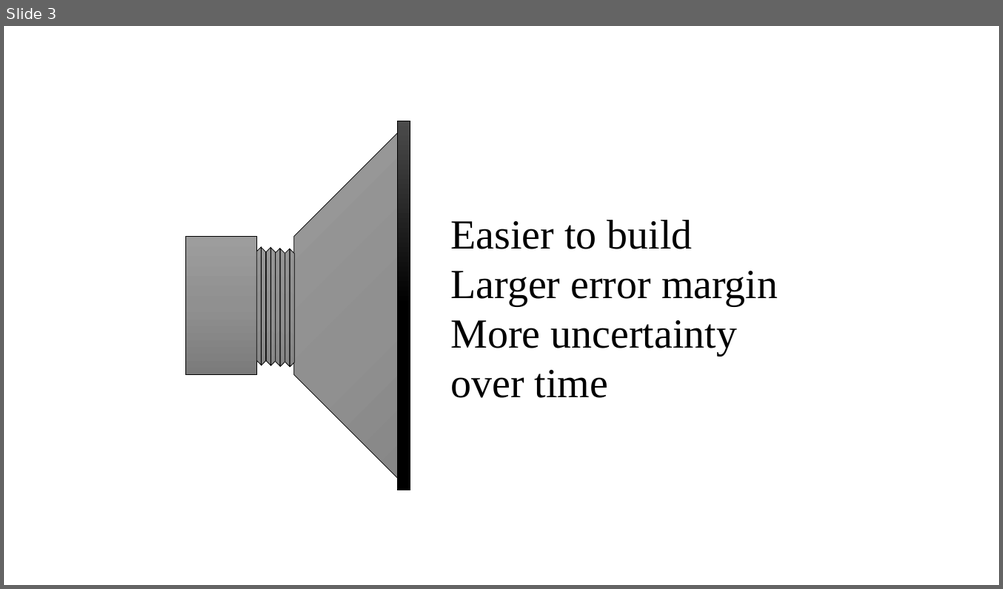
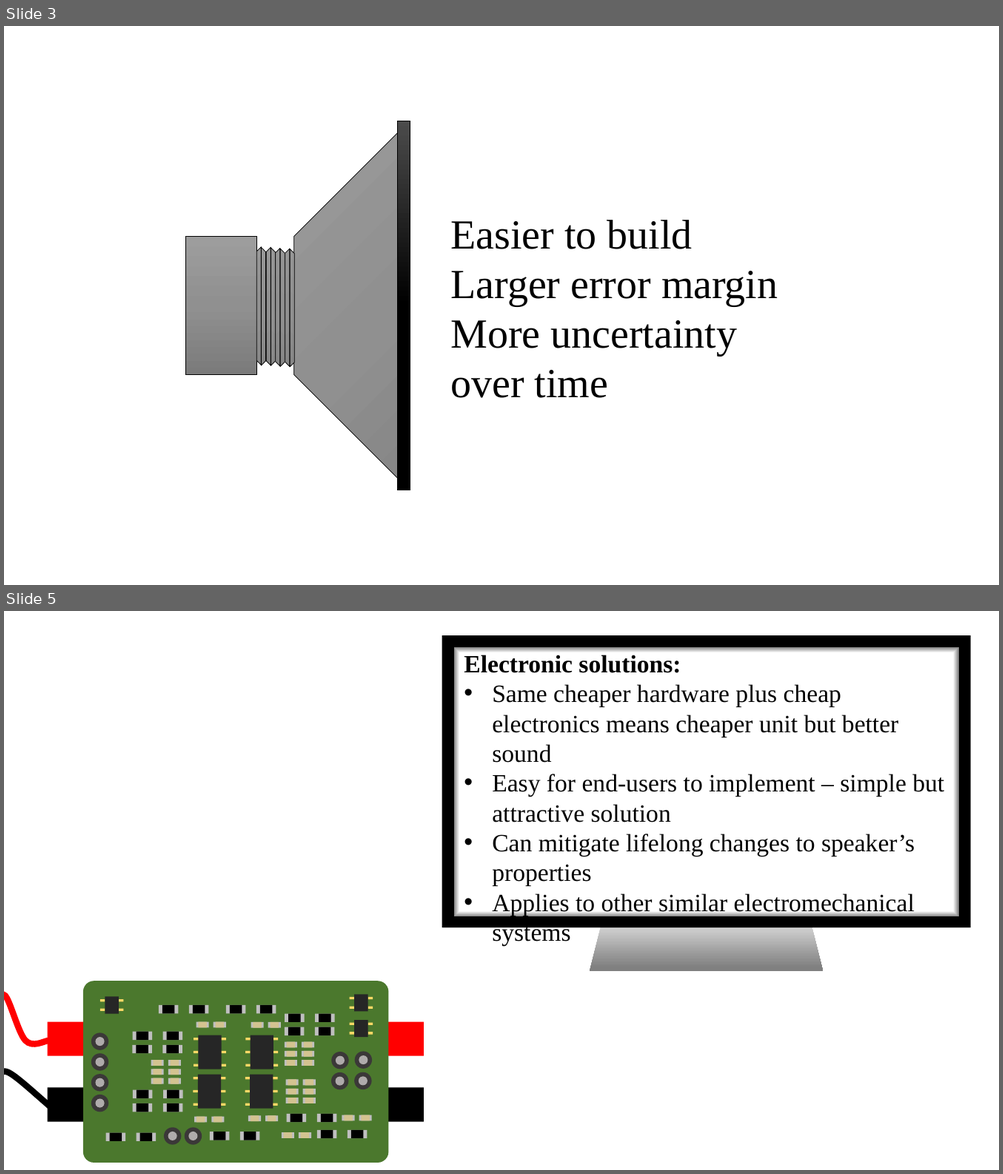
Before and after one commit to spez1998/3rd-year-project, a slide deck: Deliverables/EngagementVideo/storyboard.pptx. Shown one above the other, each under a label of ours: slide 3 before the commit, slides 3 and 5 after it; the slides between them are not shown. The pictures are 1003x589 and 1003x1174 pixels, drawn with LibreOffice and Linux fonts; fonts in the diff are those of the drawing. Boxes give left, top, right and bottom in pixels: in the first picture for what was removed or moved away, otherwise in the second. Text is boxed around its words. In the diff, an @@ line names an element or a change of style, - is before the commit and + after.

```diff
--- a/Deliverables/EngagementVideo/storyboard.pptx
+++ b/Deliverables/EngagementVideo/storyboard.pptx
@@ slide 5 added at box(4, 611, 999, 1170), background #FFFFFF @@
@@ rectangle added at box(442, 635, 970, 928), fill #000000 @@
@@ rectangle added at box(449, 644, 964, 920), fill gradient #FFFFFF to #808080 to #000000 @@
@@ text added at box(464, 655, 944, 916), 24 pt, text #000000 @@
+Electronic solutions:
+• Same cheaper hardware plus cheap electronics means cheaper unit but better sound
+• Easy for end-users to implement – simple but attractive solution
+• Can mitigate lifelong changes to speaker’s properties
+• Applies to other similar electromechanical systems
@@ trapezoid added at box(589, 923, 823, 971), fill gradient #D9D9D9 to #808080 @@
@@ group added at box(4, 981, 424, 1163): 155 rectangles, 20 ellipses, 2 freeform shapes, 1 rounded rectangle @@
```
Also in this commit, not shown: 1 slide changed, 2 other slides added, 3 slides removed, 3 other files.
